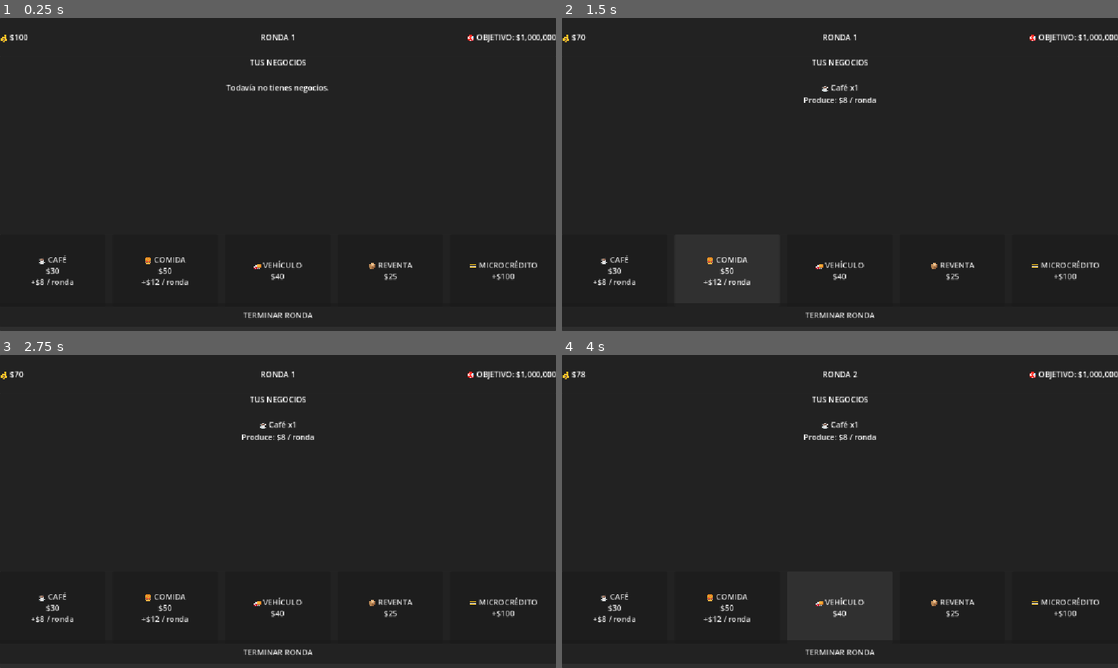
Above: before the commit, frames 1-4 (two rows, left to right).
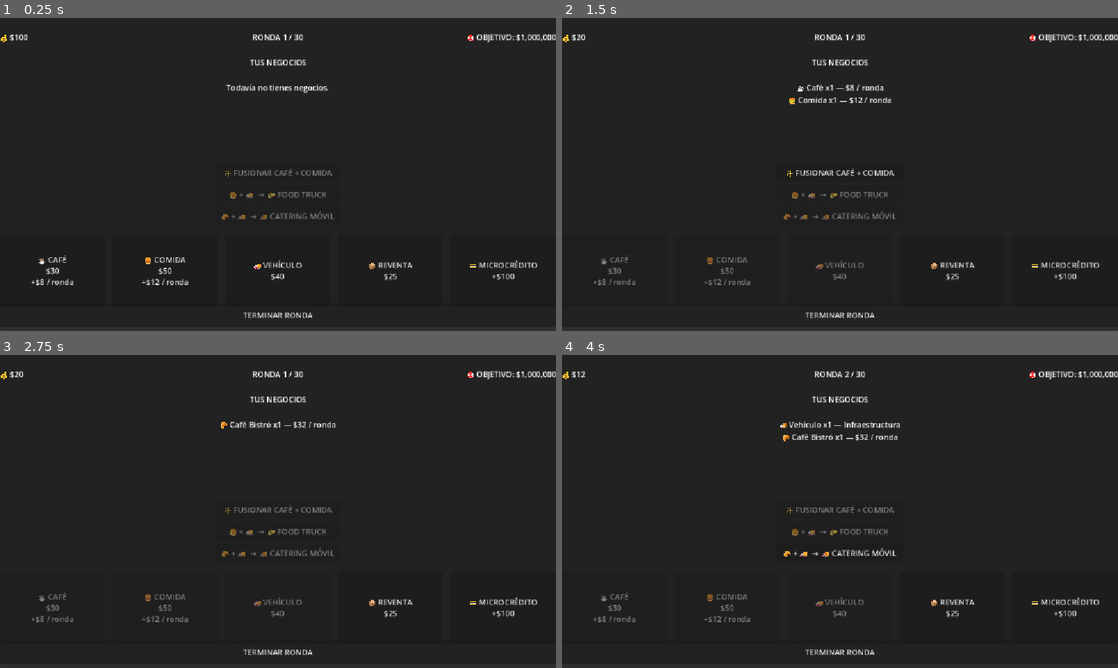
Above: after the commit, the same moments.

Repository: AdolfoBarca/imperio
Game: Godot game, scene res://Main.tscn
Same seed, same stepped clock (60 frames per second), same inputs: the game is played once before the commit and once after it. The project has no main scene, so this scene is started directly.
Inputs (mouse positions are in pixels of both pictures, inside the frame that each line leads up to):
- Up to frame 1 (0.25 s): no input
- Up to frame 2 (1.5 s): click "☕ CAFÉ $30 +$8 / ronda" at 0.5 s; click "🍔 COMIDA $50 +$12 / ronda" at 1.25 s
- Up to frame 3 (2.75 s): click (278, 508) at 2 s, where only the run after the commit has a clickable "✨ FUSIONAR CAFÉ + COMIDA"
- Up to frame 4 (4 s): click "TERMINAR RONDA" at 2.75 s; click "🚚 VEHÍCULO $40" at 3.5 s

The runs differ from the first frame. In frame 1, 0.6% of the frame differs, in the area x 39-61%, y 5-65%; in frame 2, 1.5%; in frame 3, 1.4%; in frame 4, 1.6%, in the area x 2-61%, y 5-86%.

Commit message:
Agregar fusiones y limite de rondas

Diff:
--- a/Main.gd
+++ b/Main.gd
@@ -1,62 +1,509 @@
 extends Control
 
+
+# =========================================================
+# CONFIGURACIÓN GENERAL
+# =========================================================
+
+const RONDA_MAXIMA: int = 30
+const OBJETIVO_DINERO: int = 1_000_000
+
+const COSTO_CAFE: int = 30
+const COSTO_COMIDA: int = 50
+const COSTO_VEHICULO: int = 40
+
+const INGRESO_CAFE: int = 8
+const INGRESO_COMIDA: int = 12
+const INGRESO_BISTRO: int = 32
+const INGRESO_FOOD_TRUCK: int = 45
+const INGRESO_CATERING: int = 85
+
+
+# =========================================================
+# ESTADO DE LA PARTIDA
+# =========================================================
 
 var dinero: int = 100
 var ronda: int = 1
+var partida_terminada: bool = false
+
+
+# =========================================================
+# NEGOCIOS Y RECURSOS
+# =========================================================
+
 var cafes: int = 0
-
+var comidas: int = 0
+var vehiculos: int = 0
+
+var cafes_bistro: int = 0
+var food_trucks: int = 0
+var catering_moviles: int = 0
+
+
+# =========================================================
+# DESCUBRIMIENTOS
+# Estos NO se reinician al iniciar otra partida.
+# =========================================================
+
+var bistro_descubierto: bool = false
+var food_truck_descubierto: bool = false
+var catering_descubierto: bool = false
+
+
+# =========================================================
+# REFERENCIAS DE INTERFAZ
+# =========================================================
 
 @onready var dinero_label: Label = $BarraSuperior/InfoSuperior/DineroLabel
 @onready var ronda_label: Label = $BarraSuperior/InfoSuperior/RondaLabel
 @onready var negocios_label: Label = $ZonaNegocios/NegociosLabel
 
 @onready var cafe_button: Button = $ManoCartas/ContenedorCartas/CafeButton
+@onready var comida_button: Button = $ManoCartas/ContenedorCartas/ComidaButton
+@onready var vehiculo_button: Button = $ManoCartas/ContenedorCartas/VehiculoButton
+
+@onready var fusionar_button: Button = $ZonaNegocios/FusionarButton
+@onready var fusion_food_truck_button: Button = $ZonaNegocios/FusionFoodTruckButton
+@onready var fusion_catering_button: Button = $ZonaNegocios/FusionCateringButton
+
+@onready var nueva_partida_button: Button = $ZonaNegocios/NuevaPartidaButton
 @onready var terminar_ronda_button: Button = $TerminarRondaButton
 
+
+# =========================================================
+# INICIO
+# =========================================================
 
 func _ready() -> void:
 	cafe_button.pressed.connect(comprar_cafe)
+	comida_button.pressed.connect(comprar_comida)
+	vehiculo_button.pressed.connect(comprar_vehiculo)
+
+	fusionar_button.pressed.connect(fusionar_cafe_comida)
+	fusion_food_truck_button.pressed.connect(fusionar_food_truck)
+	fusion_catering_button.pressed.connect(fusionar_catering)
+
+	nueva_partida_button.pressed.connect(nueva_partida)
 	terminar_ronda_button.pressed.connect(terminar_ronda)
 
-	actualizar_interfaz()
-
+	nueva_partida_button.visible = false
+
+	actualizar_interfaz()
+
+
+# =========================================================
+# COMPRAR CAFÉ
+# =========================================================
 
 func comprar_cafe() -> void:
-	if dinero < 30:
-		print("NO TIENES DINERO SUFICIENTE")
-		return
-
-	dinero -= 30
+	if partida_terminada:
+		return
+
+	if dinero < COSTO_CAFE:
+		return
+
+	dinero -= COSTO_CAFE
 	cafes += 1
 
-	print("CAFÉ COMPRADO")
+	print("☕ CAFÉ COMPRADO")
 	print("DINERO: $", dinero)
-	print("CAFÉS: ", cafes)
-
-	actualizar_interfaz()
-
+
+	actualizar_interfaz()
+
+
+# =========================================================
+# COMPRAR COMIDA
+# =========================================================
+
+func comprar_comida() -> void:
+	if partida_terminada:
+		return
+
+	if dinero < COSTO_COMIDA:
+		return
+
+	dinero -= COSTO_COMIDA
+	comidas += 1
+
+	print("🍔 COMIDA COMPRADA")
+	print("DINERO: $", dinero)
+
+	actualizar_interfaz()
+
+
+# =========================================================
+# COMPRAR VEHÍCULO
+# =========================================================
+
+func comprar_vehiculo() -> void:
+	if partida_terminada:
+		return
+
+	if dinero < COSTO_VEHICULO:
+		return
+
+	dinero -= COSTO_VEHICULO
+	vehiculos += 1
+
+	print("🚚 VEHÍCULO COMPRADO")
+	print("DINERO: $", dinero)
+
+	actualizar_interfaz()
+
+
+# =========================================================
+# FUSIÓN 1
+# CAFÉ + COMIDA = CAFÉ BISTRÓ
+# =========================================================
+
+func fusionar_cafe_comida() -> void:
+	if partida_terminada:
+		return
+
+	if cafes < 1 or comidas < 1:
+		return
+
+	cafes -= 1
+	comidas -= 1
+
+	cafes_bistro += 1
+
+	if not bistro_descubierto:
+		bistro_descubierto = true
+
+		print("")
+		print("================================")
+		print("✨ NUEVA FUSIÓN DESCUBIERTA")
+		print("🥐 CAFÉ BISTRÓ")
+		print("+$32 / RONDA")
+		print("================================")
+		print("")
+
+	actualizar_interfaz()
+
+
+# =========================================================
+# FUSIÓN 2
+# COMIDA + VEHÍCULO = FOOD TRUCK
+# =========================================================
+
+func fusionar_food_truck() -> void:
+	if partida_terminada:
+		return
+
+	if comidas < 1 or vehiculos < 1:
+		return
+
+	comidas -= 1
+	vehiculos -= 1
+
+	food_trucks += 1
+
+	if not food_truck_descubierto:
+		food_truck_descubierto = true
+
+		print("")
+		print("================================")
+		print("✨ NUEVA FUSIÓN DESCUBIERTA")
+		print("🌮 FOOD TRUCK")
+		print("+$45 / RONDA")
+		print("================================")
+		print("")
+
+	actualizar_interfaz()
+
+
+# =========================================================
+# FUSIÓN 3
+# CAFÉ BISTRÓ + VEHÍCULO = CATERING MÓVIL
+# =========================================================
+
+func fusionar_catering() -> void:
+	if partida_terminada:
+		return
+
+	if cafes_bistro < 1 or vehiculos < 1:
+		return
+
+	cafes_bistro -= 1
+	vehiculos -= 1
+
+	catering_moviles += 1
+
+	if not catering_descubierto:
+		catering_descubierto = true
+
+		print("")
+		print("================================")
+		print("✨ NUEVA FUSIÓN DESCUBIERTA")
+		print("🚚 CATERING MÓVIL")
+		print("+$85 / RONDA")
+		print("================================")
+		print("")
+
+	actualizar_interfaz()
+
+
+# =========================================================
+# TERMINAR RONDA
+# =========================================================
 
 func terminar_ronda() -> void:
-	var ingresos: int = cafes * 8
-
-	dinero += ingresos
+	if partida_terminada:
+		return
+
+	var ingreso_cafes: int = cafes * INGRESO_CAFE
+	var ingreso_comidas: int = comidas * INGRESO_COMIDA
+	var ingreso_bistros: int = cafes_bistro * INGRESO_BISTRO
+	var ingreso_food_trucks: int = food_trucks * INGRESO_FOOD_TRUCK
+	var ingreso_catering: int = catering_moviles * INGRESO_CATERING
+
+	var ingresos_totales: int = (
+		ingreso_cafes
+		+ ingreso_comidas
+		+ ingreso_bistros
+		+ ingreso_food_trucks
+		+ ingreso_catering
+	)
+
+	dinero += ingresos_totales
+
+	print("")
+	print("================================")
+	print("RONDA ", ronda, " TERMINADA")
+	print("--------------------------------")
+	print("CAFÉS: $", ingreso_cafes)
+	print("COMIDA: $", ingreso_comidas)
+	print("BISTRÓS: $", ingreso_bistros)
+	print("FOOD TRUCKS: $", ingreso_food_trucks)
+	print("CATERING: $", ingreso_catering)
+	print("--------------------------------")
+	print("INGRESOS: $", ingresos_totales)
+	print("DINERO TOTAL: $", dinero)
+	print("================================")
+	print("")
+
+	if dinero >= OBJETIVO_DINERO:
+		ganar_partida()
+		return
+
+	if ronda >= RONDA_MAXIMA:
+		perder_partida()
+		return
+
 	ronda += 1
 
-	print("RONDA TERMINADA")
-	print("INGRESOS: $", ingresos)
-	print("DINERO TOTAL: $", dinero)
-
-	actualizar_interfaz()
-
+	actualizar_interfaz()
+
+
+# =========================================================
+# GANAR
+# =========================================================
+
+func ganar_partida() -> void:
+	partida_terminada = true
+
+	desactivar_controles()
+
+	dinero_label.text = "💰 $%d" % dinero
+	ronda_label.text = "RONDA %d / %d" % [ronda, RONDA_MAXIMA]
+
+	negocios_label.text = (
+		"🏆 ¡IMPERIO CREADO!\n\n"
+		+ "Patrimonio final: $%d\n"
+		+ "Objetivo: $%d\n"
+		+ "Rondas utilizadas: %d/%d"
+	) % [
+		dinero,
+		OBJETIVO_DINERO,
+		ronda,
+		RONDA_MAXIMA
+	]
+
+	nueva_partida_button.visible = true
+
+
+# =========================================================
+# PERDER
+# =========================================================
+
+func perder_partida() -> void:
+	partida_terminada = true
+
+	desactivar_controles()
+
+	dinero_label.text = "💰 $%d" % dinero
+	ronda_label.text = "RONDA %d / %d" % [ronda, RONDA_MAXIMA]
+
+	negocios_label.text = (
+		"💀 FIN DE LA PARTIDA\n\n"
+		+ "Patrimonio final: $%d\n"
+		+ "Objetivo: $%d\n"
+		+ "Ronda final: %d/%d\n\n"
+		+ "Necesitas construir un imperio más poderoso."
+	) % [
+		dinero,
+		OBJETIVO_DINERO,
+		ronda,
+		RONDA_MAXIMA
+	]
+
+	nueva_partida_button.visible = true
+
+
+# =========================================================
+# NUEVA PARTIDA
+# =========================================================
+
+func nueva_partida() -> void:
+	dinero = 100
+	ronda = 1
+	partida_terminada = false
+
+	cafes = 0
+	comidas = 0
+	vehiculos = 0
+
+	cafes_bistro = 0
+	food_trucks = 0
+	catering_moviles = 0
+
+	nueva_partida_button.visible = false
+
+	print("")
+	print("================================")
+	print("🔄 NUEVA PARTIDA")
+	print("DINERO: $100")
+	print("RONDA 1 / ", RONDA_MAXIMA)
+	print("================================")
+	print("")
+
+	actualizar_interfaz()
+
+
+# =========================================================
+# DESACTIVAR CONTROLES
+# =========================================================
+
+func desactivar_controles() -> void:
+	cafe_button.disabled = true
+	comida_button.disabled = true
+	vehiculo_button.disabled = true
+
+	fusionar_button.disabled = true
+	fusion_food_truck_button.disabled = true
+	fusion_catering_button.disabled = true
+
+	terminar_ronda_button.disabled = true
+
+
+# =========================================================
+# ACTUALIZAR INTERFAZ
+# =========================================================
 
 func actualizar_interfaz() -> void:
 	dinero_label.text = "💰 $%d" % dinero
-	ronda_label.text = "RONDA %d" % ronda
-
-	if cafes == 0:
-		negocios_label.text = "TUS NEGOCIOS\n\nTodavía no tienes negocios."
+
+	ronda_label.text = "RONDA %d / %d" % [
+		ronda,
+		RONDA_MAXIMA
+	]
+
+	var texto: String = "TUS NEGOCIOS\n\n"
+
+	if (
+		cafes == 0
+		and comidas == 0
+		and vehiculos == 0
+		and cafes_bistro == 0
+		and food_trucks == 0
+		and catering_moviles == 0
+	):
+		texto += "Todavía no tienes negocios."
+
 	else:
-		negocios_label.text = "TUS NEGOCIOS\n\n☕ Café x%d\nProduce: $%d / ronda" % [
-			cafes,
-			cafes * 8
-		]
+		if cafes > 0:
+			texto += "☕ Café x%d — $%d / ronda\n" % [
+				cafes,
+				cafes * INGRESO_CAFE
+			]
+
+		if comidas > 0:
+			texto += "🍔 Comida x%d — $%d / ronda\n" % [
+				comidas,
+				comidas * INGRESO_COMIDA
+			]
+
+		if vehiculos > 0:
+			texto += "🚚 Vehículo x%d — Infraestructura\n" % vehiculos
+
+		if cafes_bistro > 0:
+			texto += "🥐 Café Bistró x%d — $%d / ronda\n" % [
+				cafes_bistro,
+				cafes_bistro * INGRESO_BISTRO
+			]
+
+		if food_trucks > 0:
+			texto += "🌮 Food Truck x%d — $%d / ronda\n" % [
+				food_trucks,
+				food_trucks * INGRESO_FOOD_TRUCK
+			]
+
+		if catering_moviles > 0:
+			texto += "🚚 Catering Móvil x%d — $%d / ronda\n" % [
+				catering_moviles,
+				catering_moviles * INGRESO_CATERING
+			]
+
+	negocios_label.text = texto
+
+
+	# =====================================================
+	# COMPRAS
+	# =====================================================
+
+	cafe_button.disabled = (
+		dinero < COSTO_CAFE
+		or partida_terminada
+	)
+
+	comida_button.disabled = (
+		dinero < COSTO_COMIDA
+		or partida_terminada
+	)
+
+	vehiculo_button.disabled = (
+		dinero < COSTO_VEHICULO
+		or partida_terminada
+	)
+
+
+	# =====================================================
+	# FUSIONES
+	# =====================================================
+
+	fusionar_button.disabled = (
+		cafes < 1
+		or comidas < 1
+		or partida_terminada
+	)
+
+	fusion_food_truck_button.disabled = (
+		comidas < 1
+		or vehiculos < 1
+		or partida_terminada
+	)
+
+	fusion_catering_button.disabled = (
+		cafes_bistro < 1
+		or vehiculos < 1
+		or partida_terminada
+	)
+
+
+	# =====================================================
+	# TERMINAR RONDA
+	# =====================================================
+
+	terminar_ronda_button.disabled = partida_terminada
--- a/Main.tscn
+++ b/Main.tscn
@@ -74,6 +74,36 @@
 Todavía no tienes negocios."
 horizontal_alignment = 1
 
+[node name="FusionarButton" type="Button" parent="ZonaNegocios" unique_id=20775884]
+layout_mode = 0
+offset_left = 446.0
+offset_top = 220.0
+offset_right = 706.0
+offset_bottom = 260.0
+text = "✨ FUSIONAR CAFÉ + COMIDA"
+
+[node name="NuevaPartidaButton" type="Button" parent="ZonaNegocios" unique_id=925060207]
+layout_mode = 0
+offset_right = 8.0
+offset_bottom = 8.0
+text = "🔄 NUEVA PARTIDA"
+
+[node name="FusionFoodTruckButton" type="Button" parent="ZonaNegocios" unique_id=1135346258]
+layout_mode = 0
+offset_left = 446.0
+offset_top = 265.0
+offset_right = 706.0
+offset_bottom = 305.0
+text = "🍔 + 🚚  →  🌮 FOOD TRUCK"
+
+[node name="FusionCateringButton" type="Button" parent="ZonaNegocios" unique_id=39865800]
+layout_mode = 0
+offset_left = 446.0
+offset_top = 310.0
+offset_right = 706.0
+offset_bottom = 350.0
+text = "🥐 + 🚚  →  🚚 CATERING MÓVIL"
+
 [node name="ManoCartas" type="Panel" parent="." unique_id=1022945037]
 layout_mode = 0
 offset_top = 448.0
